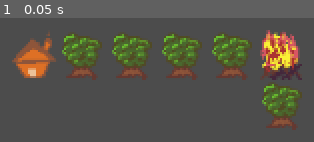
Above: before the commit, frame 1.
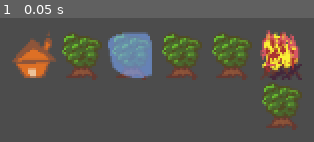
Above: after the commit, the same moment.

Repository: marc-hugh-tom/wildfire
Game: Godot game, scene res://main.tscn
The game is run twice, just before and just after one commit, with the same random seed, the same clock (stepped at 60 frames per second) and the same inputs.
Inputs:
- Up to frame 1 (0.05 s): no input

The runs differ from the first frame. In frame 1, 4.5% of the frame differs, in the area x 34-49%, y 11-49%.

Commit message:
icecube and split tilemaps to above/below

Diff:
--- a/controller.gd
+++ b/controller.gd
@@ -1,7 +1,7 @@
 extends Node2D
 
-onready var tilemap = $TileMap
-onready var tileset = $TileMap.tile_set
+onready var tilemap = $TileMap_below
+onready var tileset = tilemap.tile_set
 
 const CAMPFIRE = preload("res://campfire.tscn")
 const TREE = preload("res://tree.tscn")
--- a/entity_sources.tscn
+++ b/entity_sources.tscn
@@ -1,8 +1,9 @@
-[gd_scene load_steps=4 format=2]
+[gd_scene load_steps=5 format=2]
 
 [ext_resource path="res://assets/tree.png" type="Texture" id=1]
 [ext_resource path="res://assets/campfire.png" type="Texture" id=2]
 [ext_resource path="res://assets/treehouse.png" type="Texture" id=3]
+[ext_resource path="res://assets/ice_cube.png" type="Texture" id=4]
 
 [node name="entity_sources" type="Node2D"]
 
@@ -17,3 +18,7 @@
 [node name="treehouse" type="Sprite" parent="."]
 position = Vector2( 32, 32 )
 texture = ExtResource( 3 )
+
+[node name="ice_cube" type="Sprite" parent="."]
+position = Vector2( 128, 32 )
+texture = ExtResource( 4 )
--- a/main.tscn
+++ b/main.tscn
@@ -6,8 +6,14 @@
 [node name="main" type="Node2D"]
 script = ExtResource( 2 )
 
-[node name="TileMap" type="TileMap" parent="."]
+[node name="TileMap_below" type="TileMap" parent="."]
 tile_set = ExtResource( 1 )
 cell_size = Vector2( 32, 32 )
 format = 1
 tile_data = PoolIntArray( 65538, 2, 0, 65539, 0, 0, 65540, 0, 0, 65541, 0, 0, 65542, 0, 0, 65543, 1, 0, 131079, 0, 0 )
+
+[node name="TileMap_above" type="TileMap" parent="."]
+tile_set = ExtResource( 1 )
+cell_size = Vector2( 32, 32 )
+format = 1
+tile_data = PoolIntArray( 65540, 3, 0 )
--- a/tileset.tres
+++ b/tileset.tres
@@ -1,8 +1,9 @@
-[gd_resource type="TileSet" load_steps=4 format=2]
+[gd_resource type="TileSet" load_steps=5 format=2]
 
 [ext_resource path="res://assets/treehouse.png" type="Texture" id=1]
 [ext_resource path="res://assets/tree.png" type="Texture" id=2]
 [ext_resource path="res://assets/campfire.png" type="Texture" id=3]
+[ext_resource path="res://assets/ice_cube.png" type="Texture" id=4]
 
 [resource]
 0/name = "tree"
@@ -47,3 +48,17 @@
 2/shape_one_way_margin = 0.0
 2/shapes = [  ]
 2/z_index = 0
+3/name = "ice_cube"
+3/texture = ExtResource( 4 )
+3/tex_offset = Vector2( 0, 0 )
+3/modulate = Color( 1, 1, 1, 1 )
+3/region = Rect2( 0, 0, 32, 32 )
+3/tile_mode = 0
+3/occluder_offset = Vector2( 16, 16 )
+3/navigation_offset = Vector2( 16, 16 )
+3/shape_offset = Vector2( 0, 0 )
+3/shape_transform = Transform2D( 1, 0, 0, 1, 0, 0 )
+3/shape_one_way = false
+3/shape_one_way_margin = 0.0
+3/shapes = [  ]
+3/z_index = 0
Binary file added: assets/ice_cube.png
Not shown, added: assets/ice_cube.png.import
